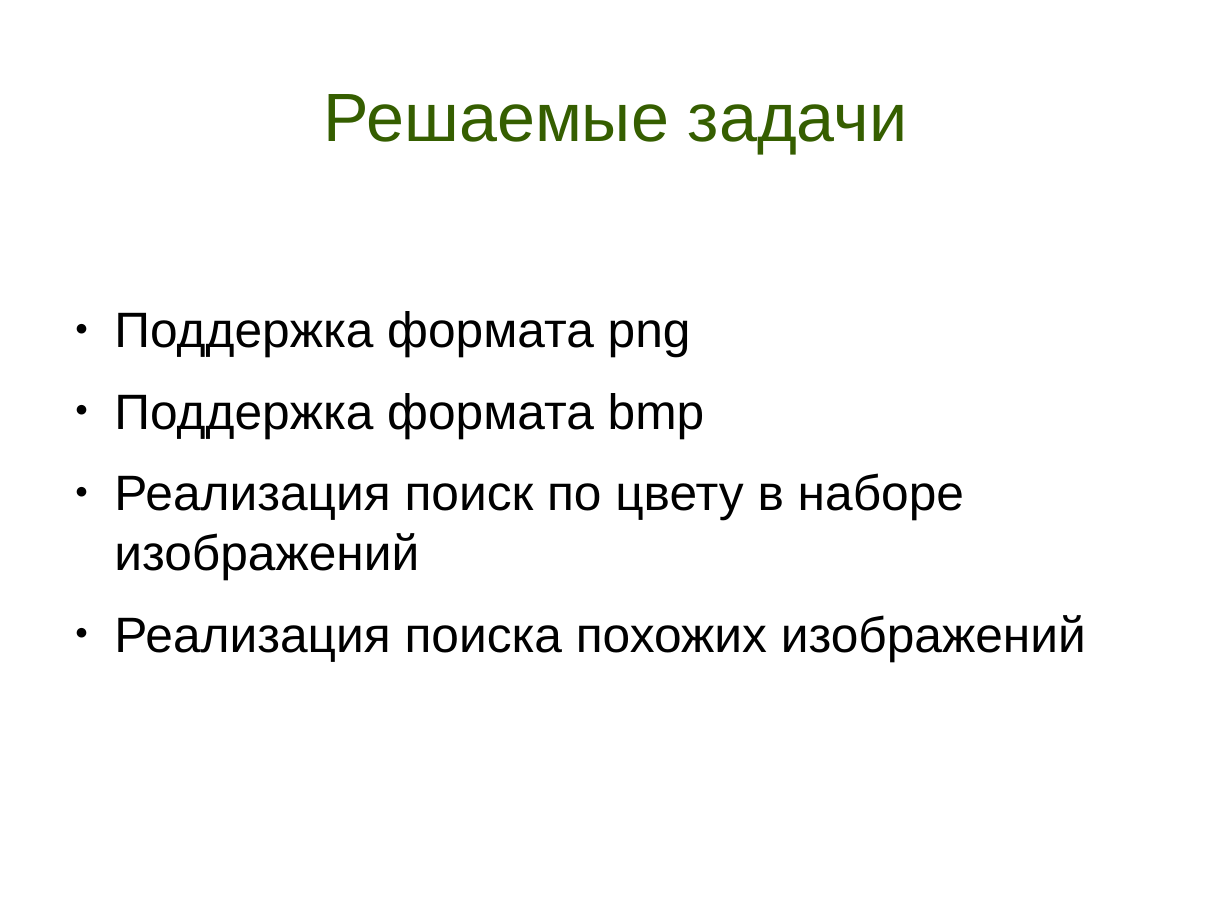
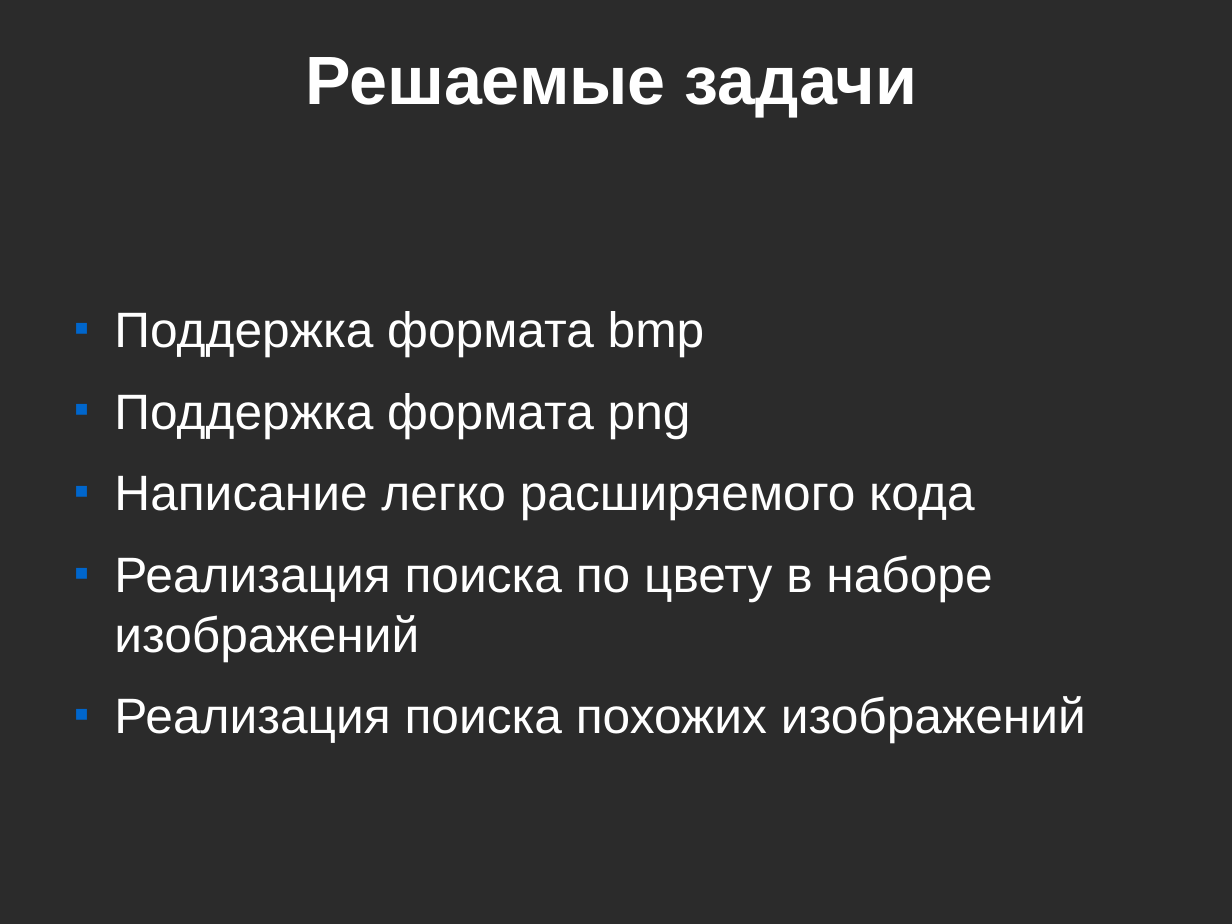
Before and after one commit to tipe/searchbycolor, a slide deck: slide 3 of Presentation.odp. Drawn at 1232x924 pixels with LibreOffice and Linux fonts; fonts in the diff are those of the drawing; background and template pictures are left out; a plain dark background stands for a picture behind light text. Boxes give left, top, right and bottom in pixels: in the first picture for what was removed or moved away, otherwise in the second. Text is boxed around its words. In the diff, an @@ line names an element or a change of style, - is before the commit and + after.

```diff
--- a/Presentation.odp
+++ b/Presentation.odp
@@ background #FFFFFF to picture (left out) @@
@@ title "Решаемые задачи": place and size @@
-title "Решаемые задачи" at [324,94,907,153]
+title "Решаемые задачи" at [305,57,917,117]
@@ title "Решаемые задачи" at [305,57,917,117]: text colour #355E00 to #FFFFFF, bold on @@
@@ text at [114,311,705,357]: paragraph added @@
+■ Поддержка формата bmp
@@ text at [114,393,1086,743]: text colour #000000 to #FFFFFF in "Поддержка формата png", "Реализация поиска похожих изображений"; bullet ● to ■; bullet colour #000000 to #0066CC @@
@@ text at [114,476,992,661]: text changed; text colour #000000 to #FFFFFF @@
-● Поддержка формата bmp
-● Реализация поиск по цвету в наборе изображений
+■ Написание легко расширяемого кода
+■ Реализация поиска по цвету в наборе изображений
```
Also in this commit, not shown: 11 other slides changed, 1 slide added, 1 slide removed.
